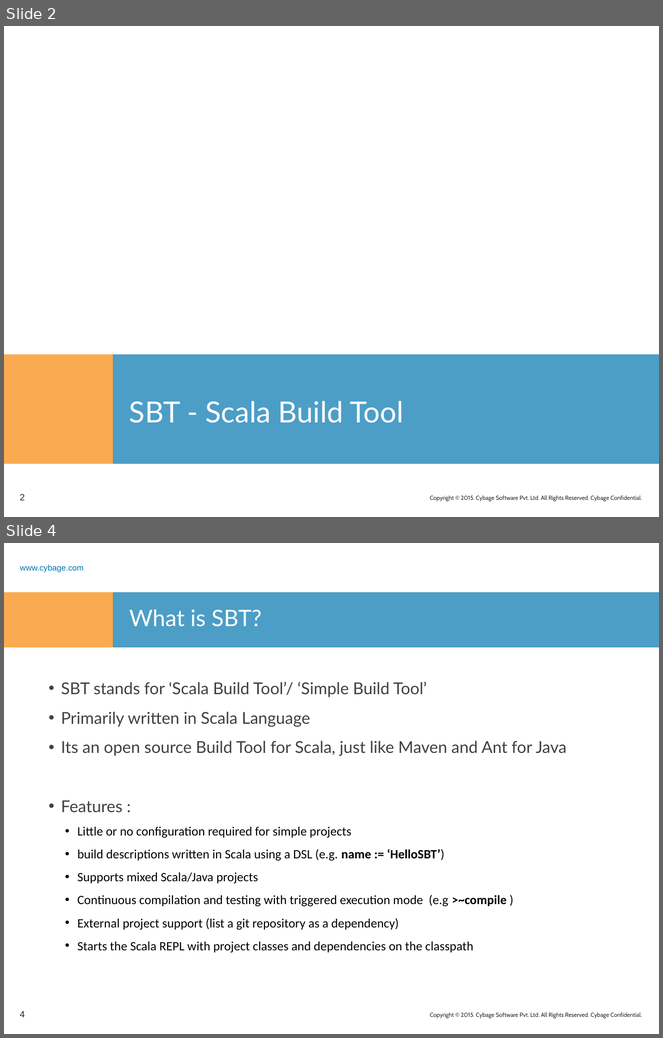
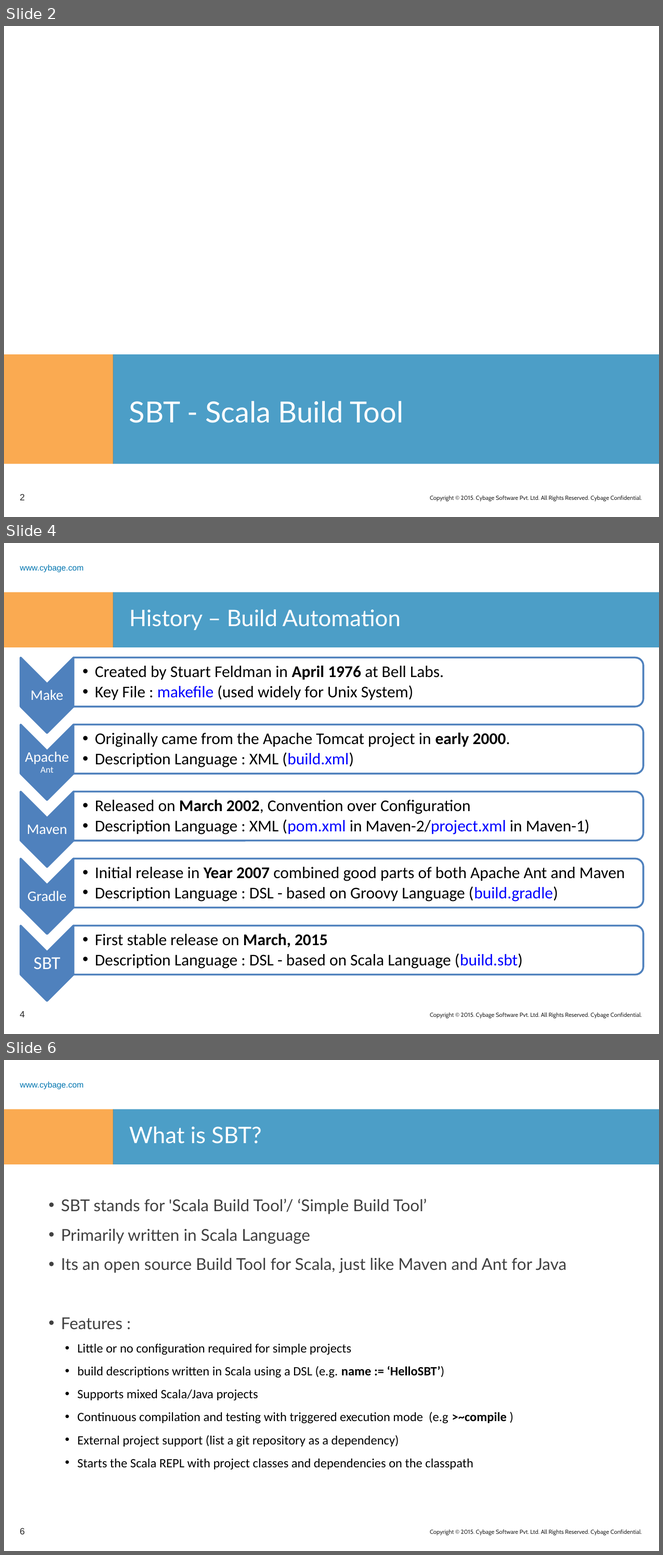
Before and after one commit to rashmitk/Documentation, a slide deck: SBT/SBT.pptx. Shown one above the other, each under a label of ours: slides 2 and 4 before the commit, slides 2, 4 and 6 after it; the slides between them are not shown. The pictures are 663x1038 and 663x1555 pixels, drawn with LibreOffice and Linux fonts; fonts in the diff are those of the drawing; background and template pictures are left out. Boxes give left, top, right and bottom in pixels: in the first picture for what was removed or moved away, otherwise in the second. Text is boxed around its words. In the diff, an @@ line names an element or a change of style, - is before the commit and + after.

```diff
--- a/SBT/SBT.pptx
+++ b/SBT/SBT.pptx
@@ slide 4 added at (x1=4, y1=543, x2=659, y2=1034), background #FFFFFF; not listed: 4 template elements that a slide beside it also shows @@
@@ title added at (x1=129, y1=610, x2=401, y2=630), 25 pt, text #FFFFFF @@
+History – Build Automation
@@ group added at (x1=20, y1=657, x2=644, y2=1002): 10 texts, 5 chevrons, 5 round same rects @@
+Make
+  •• Created by Stuart Feldman in April 1976 at Bell Labs.
+  •• Key File : makefile (used widely for Unix System)
+Apache Ant
+  •• Originally came from the Apache Tomcat project in early 2000.
+  •• Description Language : XML (build.xml)
+Maven
+  •• Released on March 2002, Convention over Configuration
+  •• Description Language : XML (pom.xml in Maven-2/project.xml in Maven-1)
+Gradle
+  •• Initial release in Year 2007 combined good parts of both Apache Ant and Maven
+  •• Description Language : DSL - based on Groovy Language (build.gradle)
+SBT
+  •• First stable release on March, 2015
+  •• Description Language : DSL - based on Scala Language (build.sbt)
@@ page number added at (x1=20, y1=1012, x2=25, y2=1018), 10 pt, text #262626 @@
+4
@@ what was slide 4 is now slide 6 @@
@@ page number at (x1=20, y1=1528, x2=25, y2=1535): text changed @@
-4
+6
```
Also in this commit, not shown: 2 slides changed, 2 other slides added, 1 slide removed.
